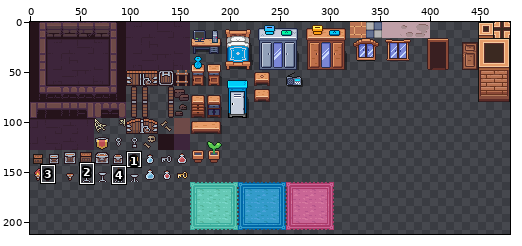
File history of a sprite sheet, assets/2d/tileset/Dungeon_Tileset.png. The picture above shows the old version from afar; the outline marks the close-up.
Close-up. Before:
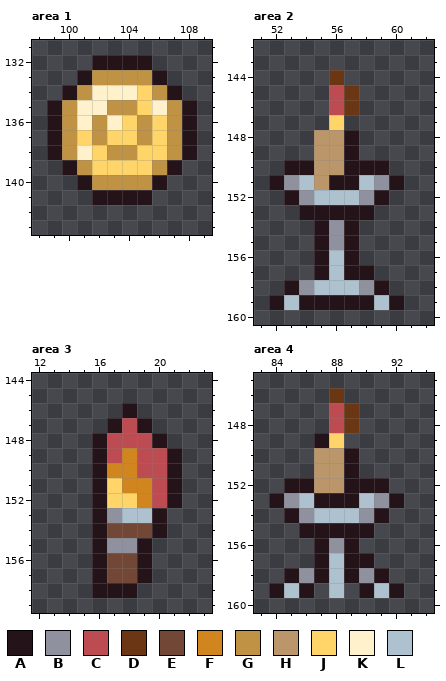
The file is 480x480 pixels. Colours within 5 levels of each other are drawn and written as one. Shown: area 1: x 98..109, y 131..143; area 2: x 51..62, y 142..160; area 3: x 12..23, y 144..159; area 4: x 83..94, y 145..160. The wide view leaves out empty margins. The commit also changed other parts of the picture, which this record leaves out.
Palette (. is transparent): A #25131a  B #90919e  C #bc4c51  D #6b3613  E #724736  F #d1851e  G #c09344  H #bb966b  J #ffd569  K #fff1cc  L #adc1cf
Pixels before, area 1, first column x 99:
132 ...AAAA...
133 ..AGGGGA..
134 .AGKKKJGA.
135 AGKKGGJKGA
136 AGKGKJGJGA
137 AGJGJJGJGA
138 AGKJGGJJGA
139 .AGJJJJGA.
140 ..AGGGGA..
141 ...AAAA...
Pixels before, area 2, first column x 52:
144 ....D....
145 ....CD...
146 ....CD...
147 ....J....
148 ...HHA...
149 ...HHA...
150 .AAHHAAA.
151 ABLHAALBA
152 .ABLLLBA.
153 ..AAAAA..
154 ...ABA...
155 ...ABA...
156 ...ALA...
157 ...ALAA..
158 .ABLLLBA.
159 ALAAAAALA
Pixels before, area 3, first column x 16:
146 ..A...
147 .ACA..
148 ACCCA.
149 ACFCCA
150 AFFCCA
151 AJFFCA
152 AJJFCA
153 ABLLA.
154 AEEEA.
155 ABBA..
156 AEEA..
157 AEEA..
158 AAA...
Pixels before, area 4, first column x 84:
146 ....D....
147 ....CD...
148 ....CD...
149 ...AJ....
150 ...HHA...
151 ...HHA...
152 .AAHHAAA.
153 ABLAAALBA
154 .ABLLLBA.
155 ..AAAAA..
156 ...ABA...
157 ...ALAA..
158 .ABALABA.
159 ALA.L.ALA
New version:
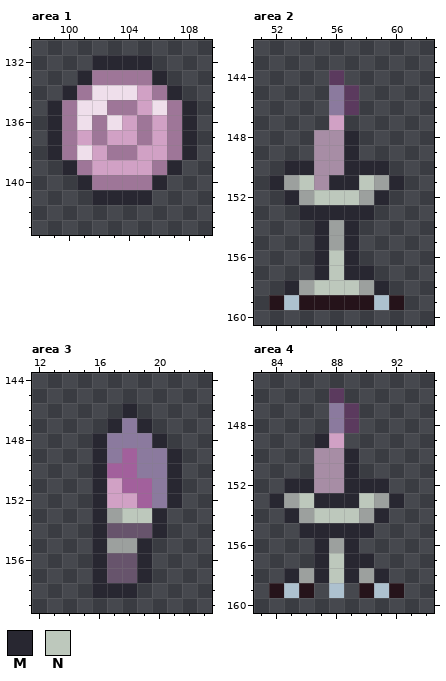
Colours new in this view: M #282731  N #bdc8bc
The exact change:
colour B: #90919e -> #9ca09e
colour C: #bc4c51 -> #8b7a9e
colour D: #6b3613 -> #5b3a5e
colour E: #724736 -> #67546c
colour F: #d1851e -> #a2609c
colour G: #c09344 -> #9e7698
colour H: #bb966b -> #a78da5
colour J: #ffd569 -> #d1a1c5
colour K: #fff1cc -> #efdfeb
Changed rows in their new state; - is a pixel that keeps its letter.
Area 1:
first column x 99:
132 ---MMMM---
133 --M----M--
134 -M------M-
135 M--------M
136 M--------M
137 M--------M
138 M--------M
139 -M------M-
140 --M----M--
141 ---MMMM---
Area 2:
first column x 52:
148 -----M---
149 -----M---
150 -MM--MMM-
151 M-N-MMN-M
152 -M-NNN-M-
153 --MMMMM--
154 ---M-M---
155 ---M-M---
156 ---MNM---
157 ---MNMM--
158 -M-NNN-M-
Area 3:
first column x 16:
146 --M---
147 -M-M--
148 M---M-
149 M----M
150 M----M
151 M----M
152 M----M
153 M-NNM-
154 M---M-
155 M--M--
156 M--M--
157 M--M--
158 MMM---
Area 4:
first column x 84:
149 ---M-----
150 -----M---
151 -----M---
152 -MM--MMM-
153 M-NMMMN-M
154 -M-NNN-M-
155 --MMMMM--
156 ---M-M---
157 ---MNMM--
158 -M-MNM-M-
Changed places in both close-ups, as pixel boxes (x1, y1, x2, y2):
changed: (47, 55, 197, 205)
changed: (269, 70, 404, 295)
changed: (92, 403, 182, 598)
changed: (269, 388, 404, 583)
